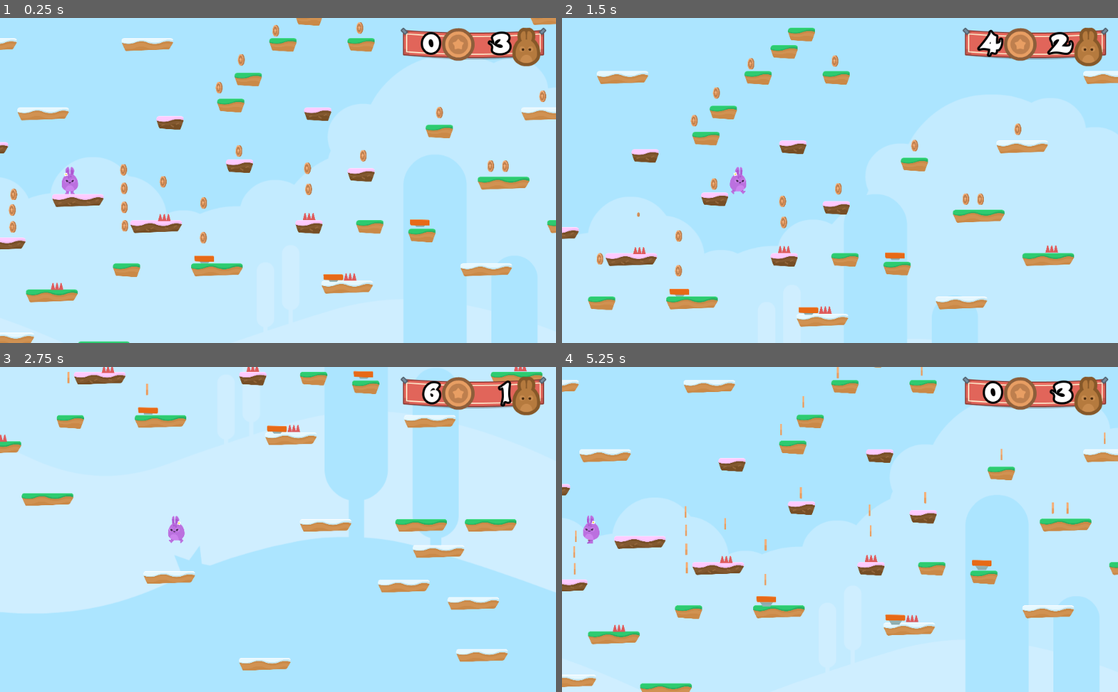
Above: before the commit, frames 1-4 (two rows, left to right).
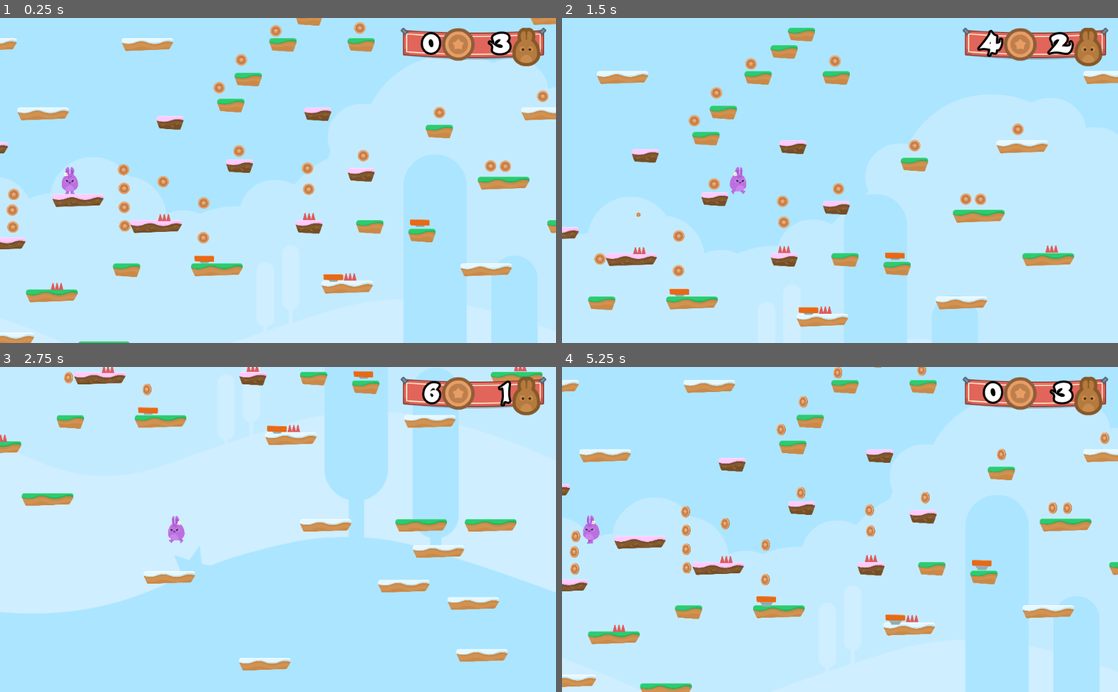
Above: after the commit, the same moments.

Repository: sandoche/Godot-learning-udemy
Game: Godot game, scene res://Levels/Level1.tscn
Same seed, same stepped clock (60 frames per second), same inputs: the game is played once before the commit and once after it.
Inputs (mouse positions are in pixels of both pictures, inside the frame that each line leads up to):
- Up to frame 1 (0.25 s): no input
- Up to frame 2 (1.5 s): hold D (right) from 0.53 s (still down); tap Z (jump) at 0.77 s
- Up to frame 3 (2.75 s): tap Z (jump) at 1.52 s; release D (right) at 2.03 s; hold Q (left) from 2.03 s (still down)
- Up to frame 4 (5.25 s): release Q (left) at 2.78 s; hold D (right) 2.78-4.25 s; tap Z (jump) at 3.02, 3.77 s; click (751, 575) at 4.25 s; hold Q (left) from 5.03 s (still down)

The runs differ from the first frame. In frame 1, 0.8% of the frame differs, in the area x 1-99%, y 1-70%; in frame 2, 0.6%; in frame 3, less than 0.1%; in frame 4, 1.0%, in the area x 1-99%, y 0-68%.

Commit message:
:sparkles: Spikeman added

Diff:
--- a/HoppyDays/Hazards/Hazards.gd
+++ b/HoppyDays/Hazards/Hazards.gd
@@ -4,3 +4,7 @@
 
 func _on_SpikeTop_body_entered(body):
 	get_tree().call_group("Gamestate", "hurt")
+
+
+func _on_Area2D_body_entered(body):
+	get_tree().call_group("Gamestate", "hurt")
--- a/HoppyDays/Items/Coin.tscn
+++ b/HoppyDays/Items/Coin.tscn
@@ -62,6 +62,7 @@
 [node name="AnimatedSprite" type="AnimatedSprite" parent="."]
 frames = SubResource( 1 )
 animation = "spin"
+frame = 4
 playing = true
 
 [node name="Area2D" type="Area2D" parent="."]
--- a/HoppyDays/NPCs/Spikeman.tscn
+++ b/HoppyDays/NPCs/Spikeman.tscn
@@ -1,8 +1,9 @@
-[gd_scene load_steps=7 format=2]
+[gd_scene load_steps=8 format=2]
 
 [ext_resource path="res://GFX/Enemies/spikeMan_walk1.png" type="Texture" id=1]
 [ext_resource path="res://GFX/Enemies/spikeMan_stand.png" type="Texture" id=2]
 [ext_resource path="res://GFX/Enemies/spikeMan_walk2.png" type="Texture" id=3]
+[ext_resource path="res://Hazards/Hazards.gd" type="Script" id=4]
 
 [sub_resource type="SpriteFrames" id=1]
 animations = [ {
@@ -66,6 +67,8 @@
 [node name="Spikeman" type="Node2D"]
 
 [node name="Area2D" type="Area2D" parent="."]
+collision_layer = 4
+script = ExtResource( 4 )
 
 [node name="AnimatedSprite" type="AnimatedSprite" parent="Area2D"]
 frames = SubResource( 1 )
@@ -80,3 +83,5 @@
 [node name="AnimationPlayer" type="AnimationPlayer" parent="Area2D"]
 autoplay = "Spikeman"
 anims/Spikeman = SubResource( 3 )
+
+[connection signal="body_entered" from="Area2D" to="Area2D" method="_on_Area2D_body_entered"]
